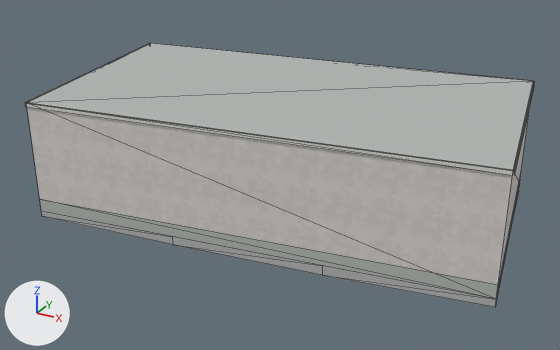
The Blender file assets/blender/buildings/osm-way-49379103.blend as it was, and as the next commit left it.
Camera for both pictures: a 50 mm lens placed at (9.06, -17.0, 9.09), pointed at (-0.11, -0.32, 0.76). Lighting does not change. The marker at lower left points along +X, +Y and +Z. The picture after the commit comes second. Mesh edges are drawn as thin lines.

Objects in the first picture: 'building foundation 49379103', 'reality 49379103 near reality aged pale plaster', 'reality 49379103 near reality concrete plinth', 'reality 49379103 near reality flat weathered roof', 'reality 49379103 near reality pale aluminum sill'.
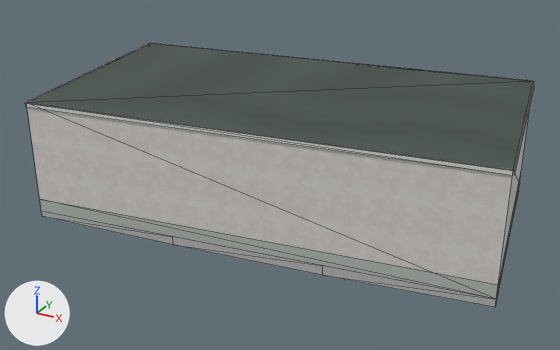
Edits to the bpy script that builds the scene:
```text
Add img_roof_normal_png:
    img_roof_normal_png = load_image('roof-normal.png', '../../../public/models/architecture/textures/roof-normal.png', 256, 256, 'Non-Color')
Add img_roof_color_png:
    img_roof_color_png = load_image('roof-color.png', '../../../public/models/architecture/textures/roof-color.png', 256, 256, 'sRGB')
Change mat_reality_flat_weathered_roof:
    remove # nodes: BsdfPrincipled, OutputMaterial
    remove # colours: grey #b3b7b4
    nodes: BsdfPrincipled, MixRGB, NormalMap, OutputMaterial, TexImage x2
    colours: white #ffffff
    uses the picture img_roof_color_png
    uses the picture img_roof_normal_png
Change me_reality_49379103_near_reality_pale_aluminum_sill:
    used by ob_reality_49379103_near_reality_pale_aluminum_sill; parent = ob_osm_way_49379103; location = (0.0, 0.0, 0.0)
    remove me_reality_49379103_near_reality_pale_aluminum_sill.from_pydata(...)  # 16 vertices, 8 faces; spans x -6.32..6.32, y -3.95..4.04, z 2.89..3.0
    add me_reality_49379103_near_reality_pale_aluminum_sill.from_pydata(...)  # 32 vertices, 16 faces; spans x -6.32..6.32, y -3.95..4.04, z 2.89..3.0
    me_reality_49379103_near_reality_pale_aluminum_sill part 1
    8 faces are deleted
    8 vertices are added at x -6.29..6.29, y -3.92..4.01, z 3.0
    8 new vertices lie (0.0, 0.0, 0.11) away from vertices in x -6.32..6.32, y -3.95..4.04, z 2.89
    16 new faces join them
```

Boxes (x1, y1, x2, y2) around the edits, measured in the pictures (560 x 350 px):
'reality 49379103 near reality flat weathered roof', surface changed (darker): (27, 43, 533, 170) in both
part 1 of me_reality_49379103_near_reality_pale_aluminum_sill, built on: (26, 43, 534, 172) in both
